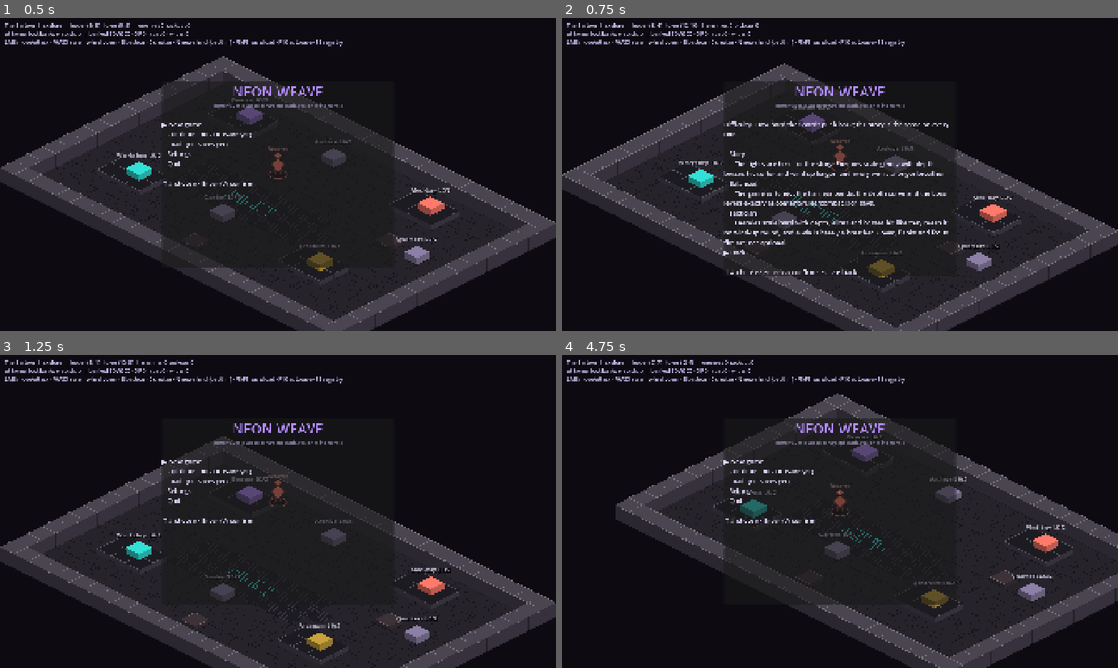
Above: before the commit, frames 1-4 (two rows, left to right).
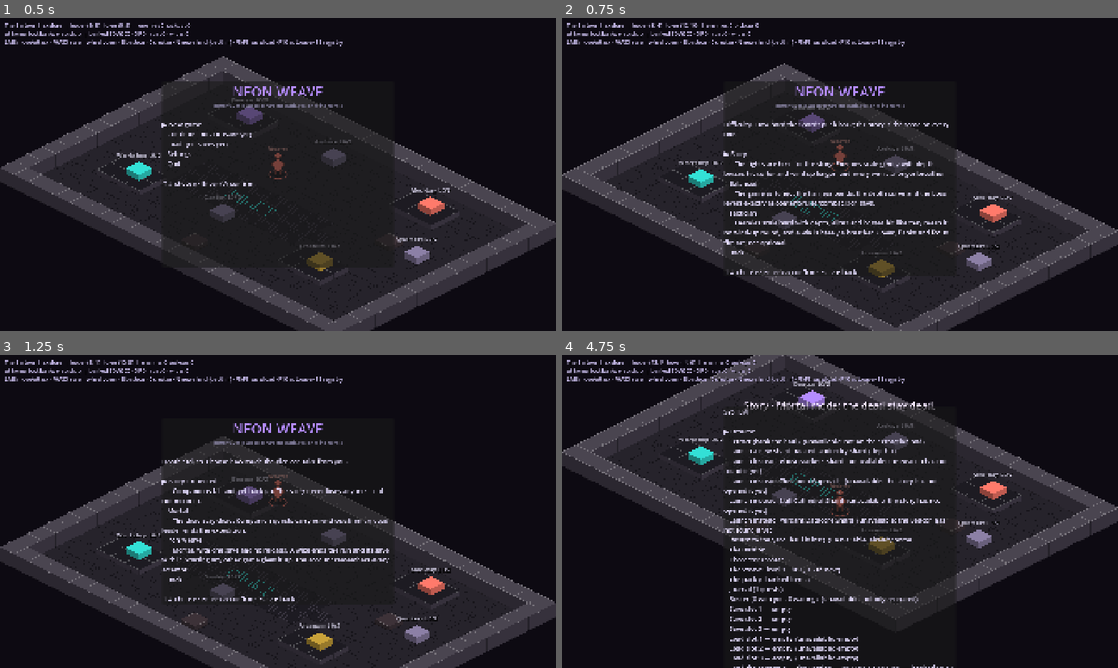
Above: after the commit, the same moments.

Repository: J4KD3N/neon-weave
Game: Godot game, scene res://scenes/main.tscn
Two runs of this game, one before a commit and one after it. Both use one fixed random seed, a clock stepped at 60 frames per second and the inputs below.
Inputs (mouse positions are in pixels of both pictures, inside the frame that each line leads up to):
- Up to frame 1 (0.5 s): no input
- Up to frame 2 (0.75 s): tap Enter (confirm) at 0.5 s; move the mouse to (812, 237) at 0.52 s; hold Up (ui_up) from 0.53 s (still down); hold B (bastion) from 0.53 s (still down); click (812, 237) at 0.67 s
- Up to frame 3 (1.25 s): keep holding Up (ui_up); keep holding B (bastion); tap Enter (confirm) at 0.8 s
- Up to frame 4 (4.75 s): release Up (ui_up) at 1.25 s; release B (bastion) at 1.25 s; drag from (1006, 558) to (812, 574) at 1.27 s; move the mouse to (673, 464) at 2.02 s; hold A (move_left) 2.03-2.75 s; hold C (creator) 2.03-2.75 s; tap T (weave) at 2.3 s; drag from (867, 511) to (673, 464) at 2.77 s; move the mouse to (756, 433) at 3.52 s; hold Down (ui_down) 3.53-4.25 s; hold Enter (confirm) 3.53-4.25 s; tap 1 (ability_1) at 3.6 s; tap Escape (cancel) at 4.15 s; drag from (962, 495) to (756, 433) at 4.27 s

Frame 1 is identical in both runs. In frame 2, less than 0.1% of the frame differs, in the area x 29-34%, y 42-76%; in frame 3, 2.2%; in frame 4, 34%, in the area x 0-100%, y 0-100%.

Commit message:
S50: the difficulty page keeps the cursor on the pending choice; front-end and schema tests follow
B on the stakes page returns to the difficulty page, B on the difficulty
page to the main page; a fresh New game lands the cursor on the default.
The schema mirror lists difficulties; the validator test filters to its
own runtime entry so other tests' runtime entries do not count.

Co-Authored-By: Claude Fable 5.1 <noreply@anthropic.com>

Diff:
--- a/src/systems/world/world.gd
+++ b/src/systems/world/world.gd
@@ -1334,6 +1334,8 @@
 		if event.is_action_pressed("confirm"):
 			activate_title()
 		elif event.is_action_pressed("cancel") and title_menu.page == TitleMenu.PAGE_STAKES:
+			show_difficulty_page()
+		elif event.is_action_pressed("cancel") and title_menu.page == TitleMenu.PAGE_DIFFICULTY:
 			title_menu.show_rows(TitleMenu.PAGE_MAIN, title_rows())
 		elif event.is_action_pressed("ui_up"):
 			title_menu.move(-1)
@@ -2649,6 +2651,12 @@
 	return rows
 
 
+## The difficulty page with the cursor on the pending choice (the default on a fresh New game).
+func show_difficulty_page() -> void:
+	title_menu.show_rows(TitleMenu.PAGE_DIFFICULTY, difficulty_rows())
+	title_menu.select_id("diff_" + pending_difficulty)
+
+
 func difficulty_rows() -> Array[Dictionary]:
 	var rows: Array[Dictionary] = []
 	for d: Dictionary in difficulties():
@@ -2703,13 +2711,13 @@
 			"iron":
 				return new_game(true, pending_difficulty, true)
 			"back":
-				title_menu.show_rows(TitleMenu.PAGE_DIFFICULTY, difficulty_rows())
+				show_difficulty_page()
 				return true
 		return false
 	match id:
 		"new":
 			pending_difficulty = default_difficulty()
-			title_menu.show_rows(TitleMenu.PAGE_DIFFICULTY, difficulty_rows())
+			show_difficulty_page()
 			return true
 		"continue":
 			return continue_game()
--- a/src/ui/title_menu.gd
+++ b/src/ui/title_menu.gd
@@ -71,6 +71,15 @@
 	return cursor
 
 
+## Puts the cursor on a row by id when it exists and is enabled.
+func select_id(id: String) -> void:
+	for i: int in rows.size():
+		if String(rows[i].get("id", "")) == id and bool(rows[i].get("enabled", true)):
+			cursor = i
+			refresh()
+			return
+
+
 func selected_id() -> String:
 	if rows.is_empty() or cursor < 0 or cursor >= rows.size():
 		return ""
--- a/tests/unit/test_content_schemas.gd
+++ b/tests/unit/test_content_schemas.gd
@@ -13,6 +13,7 @@
 	"classes": ["name", "branches", "resource", "stats", "abilities", "subclasses"],
 	"companions": ["name", "race", "class", "dialogue", "quest"],
 	"dialogue": ["name", "nodes|lines"],
+	"difficulties": ["name", "rules"],
 	"enemies": ["name", "family", "archetype", "stats", "abilities", "art"],
 	"factions": ["name", "color", "rivals", "joinable_act"],
 	"items": ["name", "slot", "art"],
--- a/tests/unit/test_difficulty.gd
+++ b/tests/unit/test_difficulty.gd
@@ -272,11 +272,15 @@
 
 func test_the_validator_flags_an_overlay_the_rules_do_not_have() -> void:
 	world.registry.put("difficulties", "zz_bad", {"name": "Bad", "rules": {"combat": {"depth_hp_per_level": 0.2, "no_such_field": 1}, "no_such_rules": {"x": 1}, "loot": "not a dictionary"}})
-	var problems := ContentValidator.validate(world.registry, ["runtime"])
+	var problems: Array[String] = []
+	for p: String in ContentValidator.validate(world.registry, ["runtime"]):
+		if p.begins_with("difficulties/zz_bad"):
+			problems.append(p)
 	world.registry._entries["difficulties"].erase("zz_bad")
 	world.registry._fingerprint_cache = ""
 	assert_eq(problems.size(), 3, "three problems: %s" % ", ".join(problems))
 	assert_any_contains(problems, "overrides 'no_such_field', which rules/combat does not have")
 	assert_any_contains(problems, "overrides rules 'no_such_rules', which does not exist")
 	assert_any_contains(problems, "rules.loot must be a dictionary of overrides")
-	assert_eq(ContentValidator.validate(world.registry, ["runtime"]), [], "clean again")
+	for p: String in ContentValidator.validate(world.registry, ["runtime"]):
+		assert_false(p.begins_with("difficulties/"), "clean again: %s" % p)
--- a/tests/unit/test_front_end.gd
+++ b/tests/unit/test_front_end.gd
@@ -140,7 +140,10 @@
 	world.narrative.set_flag("some_old_flag", true)
 	world.ledger.bank({"salvage": 40})
 	world.show_title()
-	# A on New game -> the stakes page; down to Mortal; A.
+	# A on New game -> the difficulty page, cursor on the default; A -> the stakes page; down to Mortal; A.
+	world._unhandled_input(_pad(JOY_BUTTON_A))
+	assert_eq(world.title_menu.page, TitleMenu.PAGE_DIFFICULTY)
+	assert_contains(world.title_menu.label.text, "▶ Balanced")
 	world._unhandled_input(_pad(JOY_BUTTON_A))
 	assert_eq(world.title_menu.page, TitleMenu.PAGE_STAKES)
 	assert_contains(world.title_menu.label.text, "▶ Story-Protected")
@@ -168,12 +171,19 @@
 func test_back_from_stakes_and_story_protected_default() -> void:
 	world.show_title()
 	world._unhandled_input(_key(KEY_ENTER))
+	assert_eq(world.title_menu.page, TitleMenu.PAGE_DIFFICULTY)
+	world._unhandled_input(_pad(JOY_BUTTON_B))
+	assert_eq(world.title_menu.page, TitleMenu.PAGE_MAIN, "B backs out of the difficulty page")
+	world._unhandled_input(_key(KEY_ENTER))
+	world._unhandled_input(_key(KEY_ENTER))
 	assert_eq(world.title_menu.page, TitleMenu.PAGE_STAKES)
 	world._unhandled_input(_pad(JOY_BUTTON_B))
-	assert_eq(world.title_menu.page, TitleMenu.PAGE_MAIN, "B backs out of the stakes page")
-	world._unhandled_input(_pad(JOY_BUTTON_A))
-	world._unhandled_input(_pad(JOY_BUTTON_A))
-	assert_false(world.in_title())
+	assert_eq(world.title_menu.page, TitleMenu.PAGE_DIFFICULTY, "B backs out of the stakes page to the difficulty")
+	assert_eq(world.title_menu.selected_id(), "diff_balanced", "the cursor keeps the choice")
+	world._unhandled_input(_pad(JOY_BUTTON_A))
+	world._unhandled_input(_pad(JOY_BUTTON_A))
+	assert_false(world.in_title())
+	assert_eq(world.narrative.difficulty, "balanced", "the default difficulty")
 	assert_true(world.rules.story_protected)
 	assert_false(world.is_mortal_mode())
 
